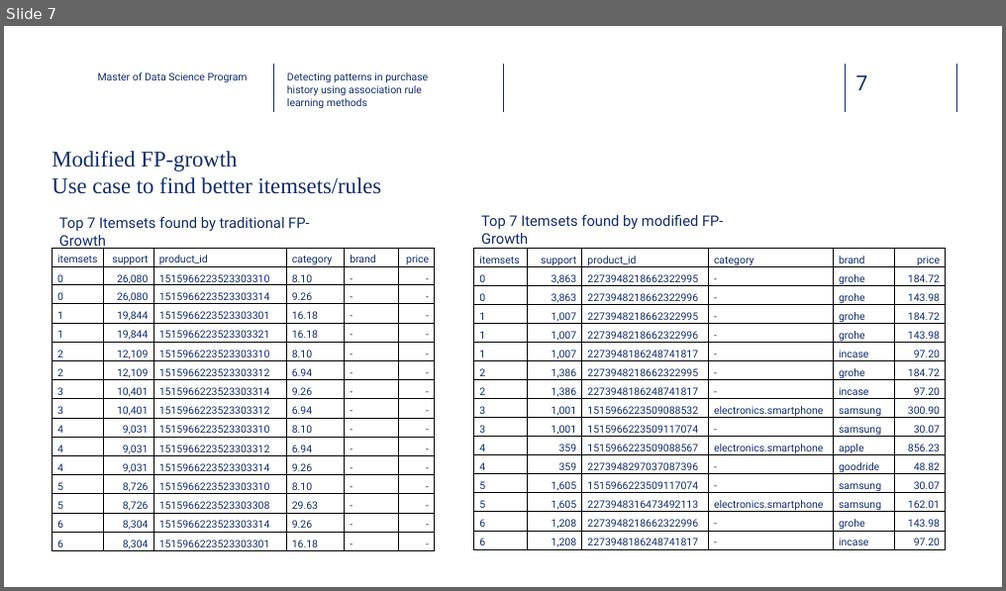
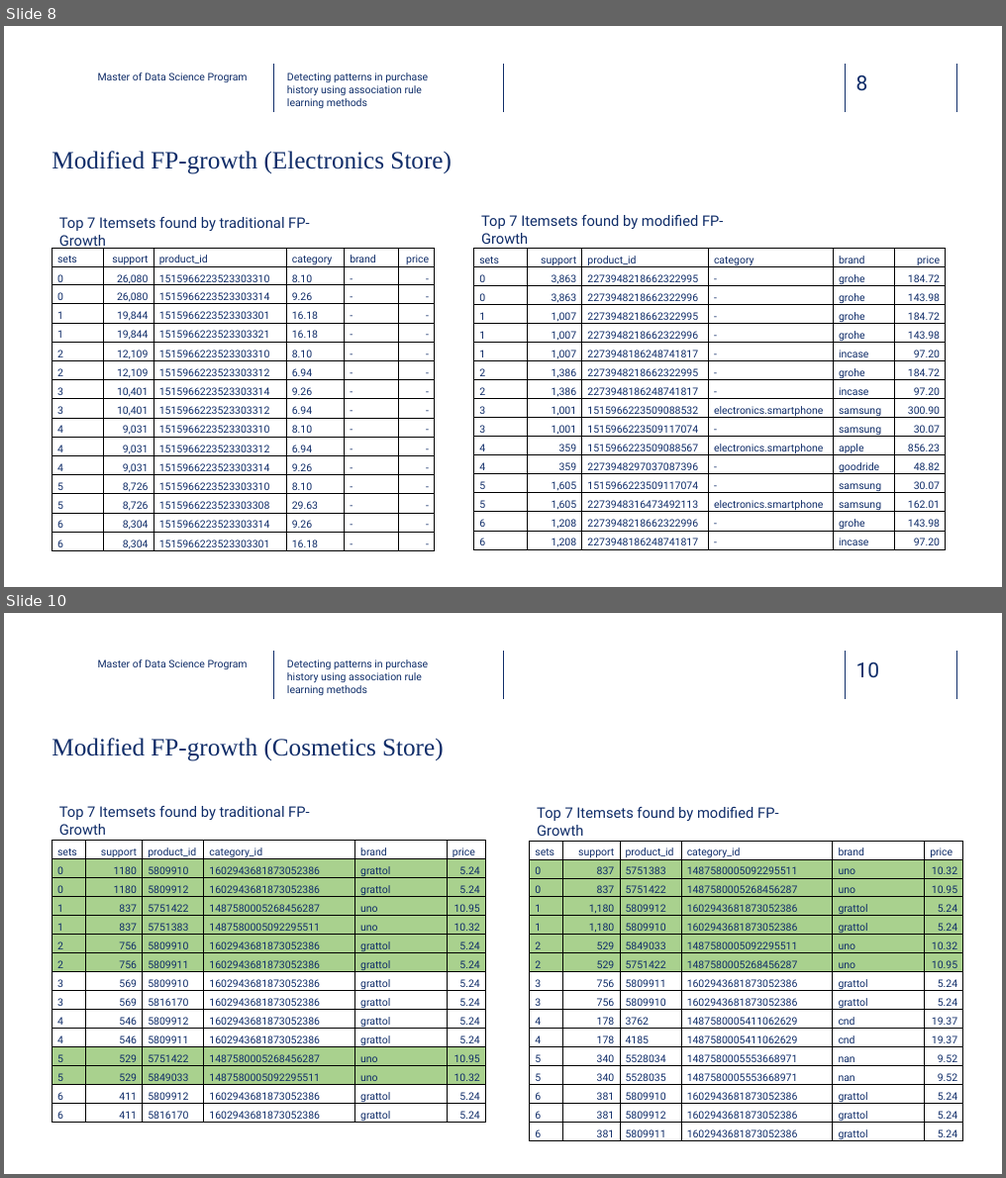
Before and after one commit to dawei7/Detecting-patterns-in-purchase-history-using-association-rule-learning-methods, a slide deck: MasterThesis/Presentation_Detecting-patterns-in-purchase-history-using-association-rule-learning-methods_latest.pptx. Shown one above the other, each under a label of ours: slide 7 before the commit, slides 8 and 10 after it; the slides between them are not shown. The pictures are 1006x591 and 1006x1178 pixels, drawn with LibreOffice and Linux fonts; fonts in the diff are those of the drawing; background and template pictures are left out. Boxes give left, top, right and bottom in pixels: in the first picture for what was removed or moved away, otherwise in the second. Text is boxed around its words. In the diff, an @@ line names an element or a change of style, - is before the commit and + after.

```diff
--- a/MasterThesis/Presentation_Detecting-patterns-in-purchase-history-using-association-rule-learning-methods_latest.pptx
+++ b/MasterThesis/Presentation_Detecting-patterns-in-purchase-history-using-association-rule-learning-methods_latest.pptx
@@ slide 10 added at (x1=4, y1=613, x2=1002, y2=1174), background picture (left out); not listed: 5 template elements that a slide beside it also shows @@
@@ text added at (x1=98, y1=660, x2=248, y2=669), 10 pt, text #0F2C68 @@
+Master of Data Science Program
@@ text added at (x1=287, y1=660, x2=428, y2=695), 10 pt, text #0E2D69 @@
+Detecting patterns in purchase history using association rule learning methods
@@ title added at (x1=52, y1=738, x2=444, y2=761), 24 pt, text #0F2C68 @@
+Modified FP-growth (Cosmetics Store)
@@ text added at (x1=59, y1=806, x2=309, y2=835), 14 pt, text #0F2C68 @@
+Top 7 Itemsets found by traditional FP-Growth
@@ text added at (x1=537, y1=807, x2=779, y2=836), 14 pt, text #0F2C68 @@
+Top 7 Itemsets found by modified FP-Growth
@@ table added at (x1=52, y1=841, x2=486, y2=1125), 15 rows, 6 columns @@
+sets | support | product_id | category_id | brand | price
+0 | 1180 | 5809910 | 1602943681873052386 | grattol | 5.24
+0 | 1180 | 5809912 | 1602943681873052386 | grattol | 5.24
+1 | 837 | 5751422 | 1487580005268456287 | uno | 10.95
+1 | 837 | 5751383 | 1487580005092295511 | uno | 10.32
+2 | 756 | 5809910 | 1602943681873052386 | grattol | 5.24
+2 | 756 | 5809911 | 1602943681873052386 | grattol | 5.24
+3 | 569 | 5809910 | 1602943681873052386 | grattol | 5.24
+3 | 569 | 5816170 | 1602943681873052386 | grattol | 5.24
+4 | 546 | 5809912 | 1602943681873052386 | grattol | 5.24
+4 | 546 | 5809911 | 1602943681873052386 | grattol | 5.24
+5 | 529 | 5751422 | 1487580005268456287 | uno | 10.95
+5 | 529 | 5849033 | 1487580005092295511 | uno | 10.32
+6 | 411 | 5809912 | 1602943681873052386 | grattol | 5.24
+6 | 411 | 5816170 | 1602943681873052386 | grattol | 5.24
@@ table added at (x1=530, y1=841, x2=963, y2=1144), 16 rows, 6 columns @@
+sets | support | product_id | category_id | brand | price
+0 | 837 | 5751383 | 1487580005092295511 | uno | 10.32
+0 | 837 | 5751422 | 1487580005268456287 | uno | 10.95
+1 | 1,180 | 5809912 | 1602943681873052386 | grattol | 5.24
+1 | 1,180 | 5809910 | 1602943681873052386 | grattol | 5.24
+2 | 529 | 5849033 | 1487580005092295511 | uno | 10.32
+2 | 529 | 5751422 | 1487580005268456287 | uno | 10.95
+3 | 756 | 5809911 | 1602943681873052386 | grattol | 5.24
+3 | 756 | 5809910 | 1602943681873052386 | grattol | 5.24
+4 | 178 | 3762 | 1487580005411062629 | cnd | 19.37
+4 | 178 | 4185 | 1487580005411062629 | cnd | 19.37
+5 | 340 | 5528034 | 1487580005553668971 | nan | 9.52
+5 | 340 | 5528035 | 1487580005553668971 | nan | 9.52
+6 | 381 | 5809910 | 1602943681873052386 | grattol | 5.24
+6 | 381 | 5809912 | 1602943681873052386 | grattol | 5.24
+6 | 381 | 5809911 | 1602943681873052386 | grattol | 5.24
@@ what was slide 7 is now slide 8 @@
@@ slide 8 changed as well @@
@@ page number at (x1=856, y1=76, x2=868, y2=91): text changed @@
-7
+8
@@ title at (x1=52, y1=151, x2=451, y2=174): text changed; size 21.6 to 24 pt @@
-Modified FP-growth
-Use case to find better itemsets/rules
+Modified FP-growth (Electronics Store)
@@ table at (x1=52, y1=249, x2=434, y2=554) @@
-row 1, column 1: itemsets
+row 1, column 1: sets
@@ table at (x1=474, y1=249, x2=946, y2=552) @@
-row 1, column 1: itemsets
+row 1, column 1: sets
```
Also in this commit, not shown: 7 other slides changed, 4 other slides added, 2 slides removed, 5 other files.
